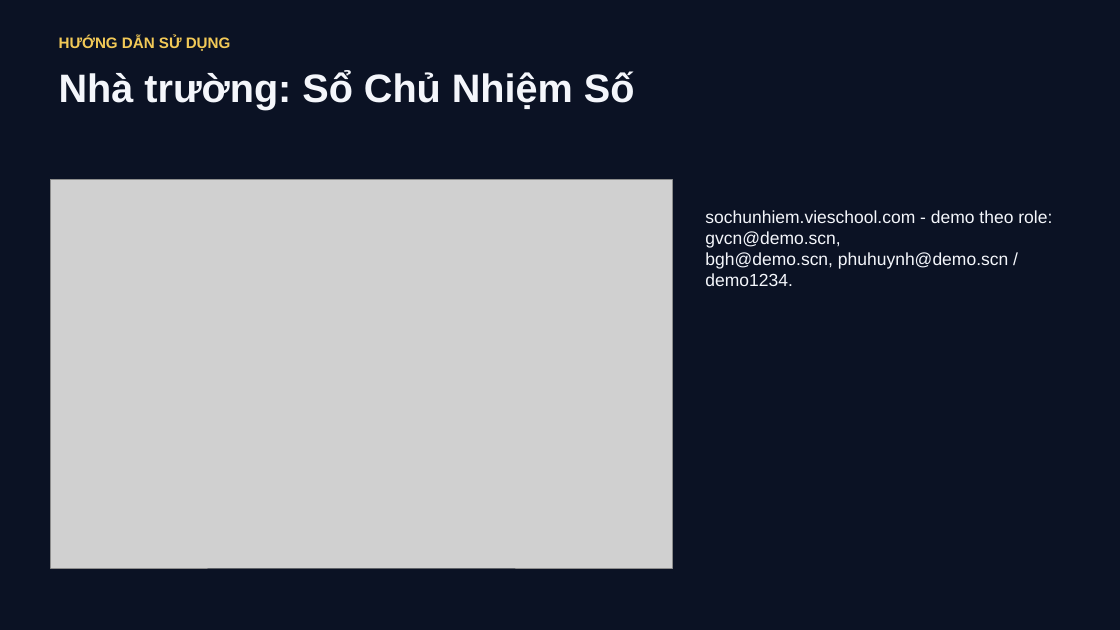
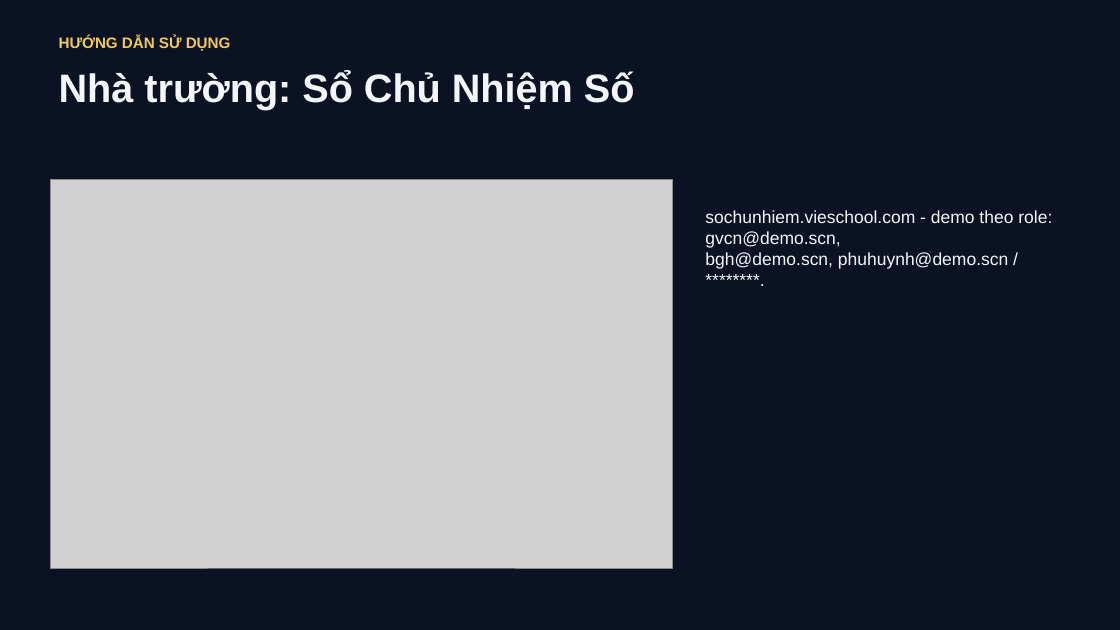
Before and after one commit to saintzzz/student-self-practice-web, a slide deck: slide 12 of docs/proposal-vieschool-sales.pptx. Drawn at 1120x630 pixels with LibreOffice and Linux fonts; fonts in the diff are those of the drawing; grey boxes stand for pictures. Boxes give left, top, right and bottom in pixels: in the first picture for what was removed or moved away, otherwise in the second. Text is boxed around its words. In the diff, an @@ line names an element or a change of style, - is before the commit and + after.

```diff
--- a/docs/proposal-vieschool-sales.pptx
+++ b/docs/proposal-vieschool-sales.pptx
@@ text at (705,252,1008,269): text changed @@
-bgh@demo.scn, phuhuynh@demo.scn / demo1234.
+bgh@demo.scn, phuhuynh@demo.scn / ********.
```
Also in this commit, not shown: 1 other slide changed, 46 other files.
